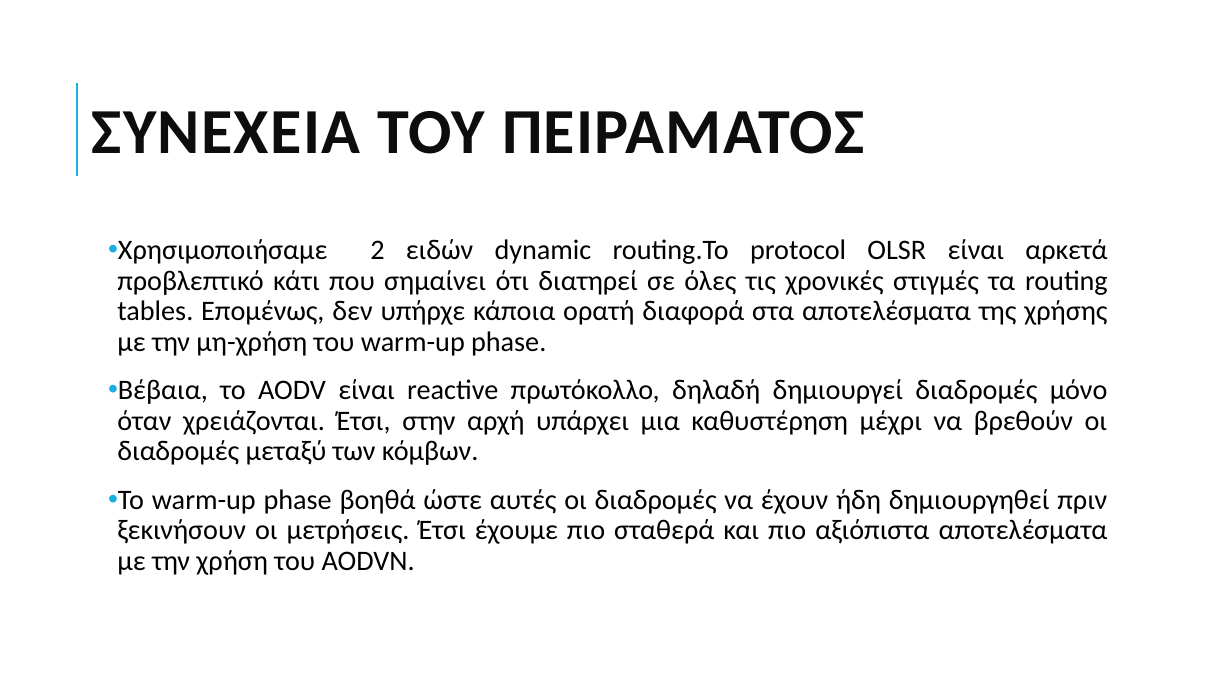
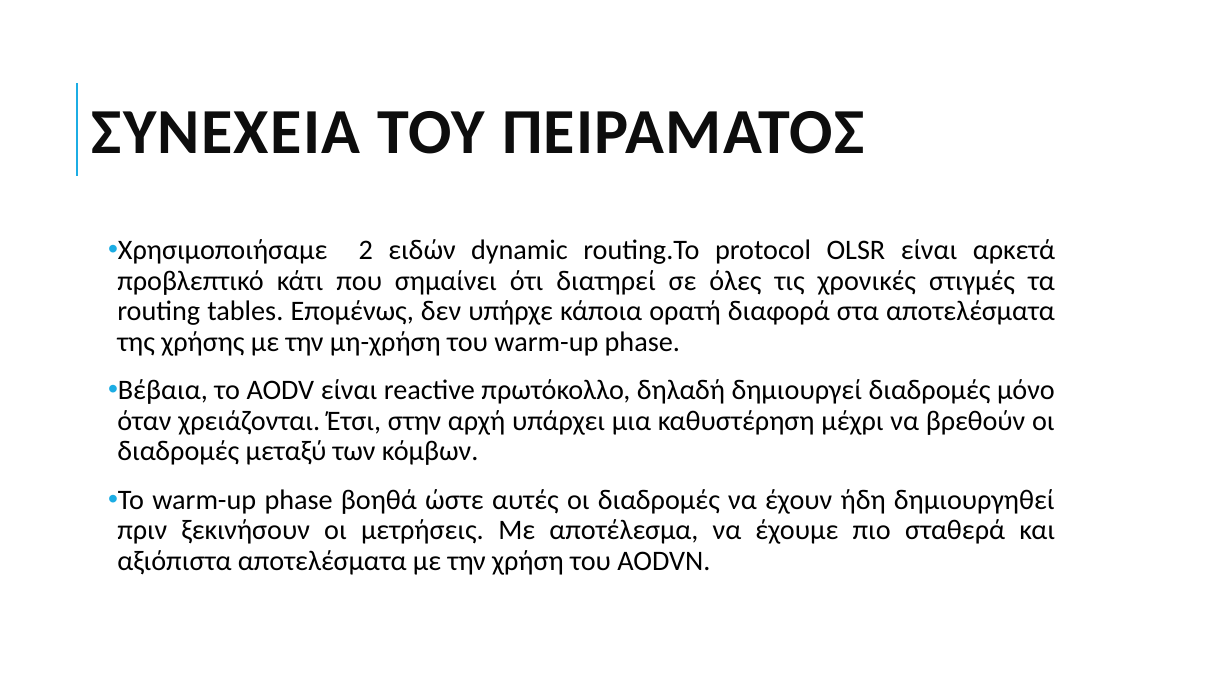
Before and after one commit to grgmyl/Ns3Project, a slide deck: slide 13 of Presentations/Ns-3_presentation_F.pptx. Drawn at 1232x693 pixels with LibreOffice and Linux fonts; fonts in the diff are those of the drawing. Boxes give left, top, right and bottom in pixels: in the first picture for what was removed or moved away, otherwise in the second. Text is boxed around its words. In the diff, an @@ line names an element or a change of style, - is before the commit and + after.

Commit message:
Final

```diff
--- a/Presentations/Ns-3_presentation_F.pptx
+++ b/Presentations/Ns-3_presentation_F.pptx
@@ text at box(117, 489, 1055, 575): text changed @@
-• Το warm-up phase βοηθά ώστε αυτές οι διαδρομές να έχουν ήδη δημιουργηθεί πριν ξεκινήσουν οι μετρήσεις. Έτσι έχουμε πιο σταθερά και πιο αξιόπιστα αποτελέσματα με την χρήση του AODVN.
+• Το warm-up phase βοηθά ώστε αυτές οι διαδρομές να έχουν ήδη δημιουργηθεί πριν ξεκινήσουν οι μετρήσεις. Με αποτέλεσμα, να έχουμε πιο σταθερά και αξιόπιστα αποτελέσματα με την χρήση του AODVN.
```
Also in this commit, not shown: 10 other slides changed.
